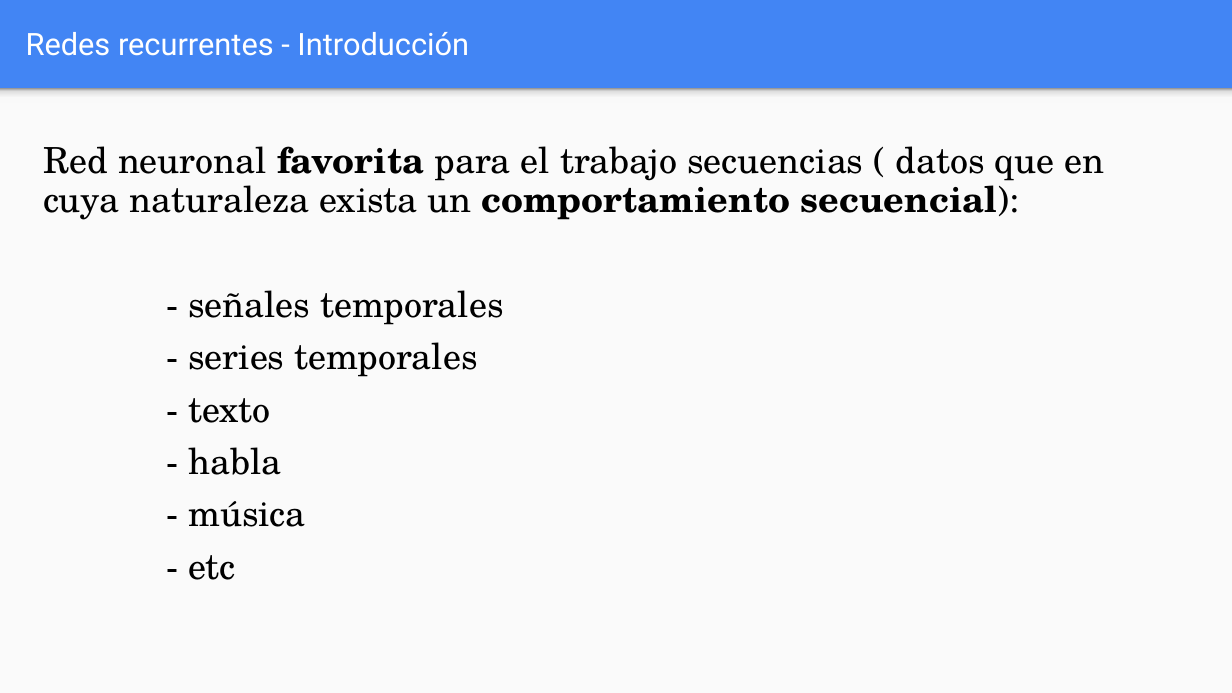
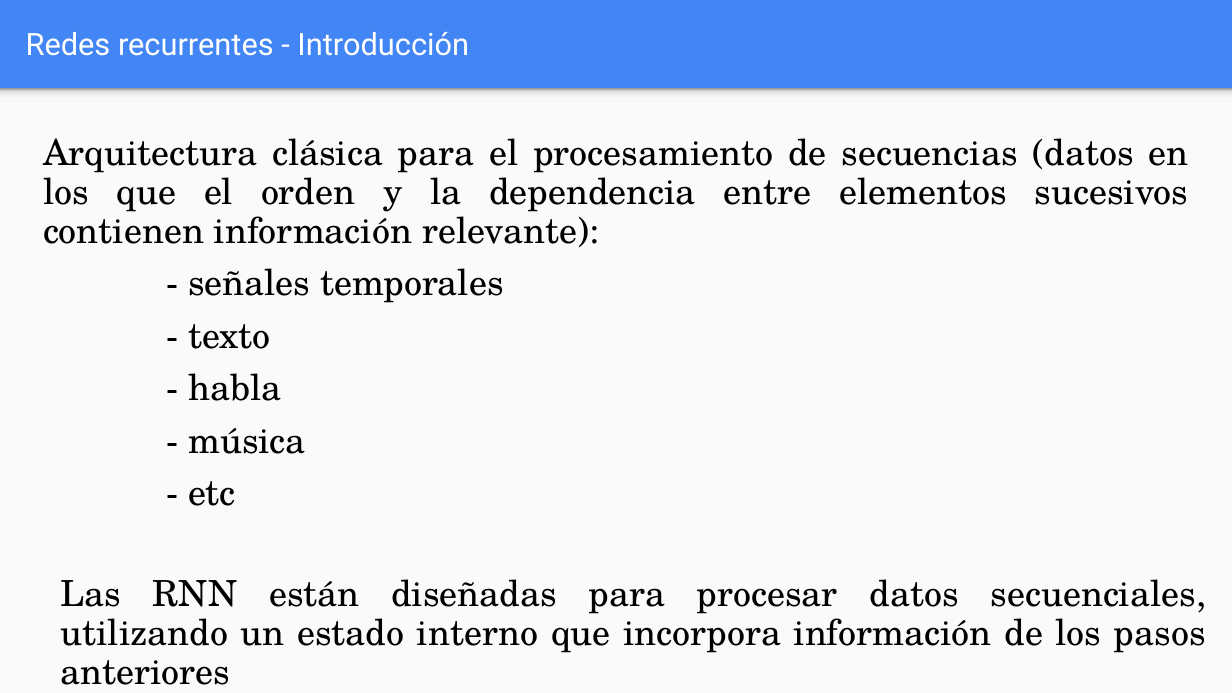
Before and after one commit to FIUBA-Posgrado-Inteligencia-Artificial/aprendizaje_profundo, a slide deck: slide 3 of clase_6/teoria/Clase_6.pptx. Drawn at 1232x693 pixels with LibreOffice and Linux fonts; fonts in the diff are those of the drawing. Boxes give left, top, right and bottom in pixels: in the first picture for what was removed or moved away, otherwise in the second. Text is boxed around its words. In the diff, an @@ line names an element or a change of style, - is before the commit and + after.

```diff
--- a/clase_6/teoria/Clase_6.pptx
+++ b/clase_6/teoria/Clase_6.pptx
@@ text "Arquitectura clásica para el procesamiento ..." moved from (x1=43, y1=146, x2=1104, y2=580) to (x1=43, y1=138, x2=1189, y2=506) @@
@@ text at (x1=43, y1=138, x2=1189, y2=247): text changed @@
-Red neuronal favorita para el trabajo secuencias ( datos que en cuya naturaleza exista un comportamiento secuencial):
+Arquitectura clásica para el procesamiento de secuencias (datos en los que el orden y la dependencia entre elementos sucesivos contienen información relevante):
@@ text at (x1=188, y1=342, x2=478, y2=377): paragraph removed @@
-- series temporales
@@ text added at (x1=61, y1=579, x2=1207, y2=685), 21 pt, text #000000 @@
+Las RNN están diseñadas para procesar datos secuenciales, utilizando un estado interno que incorpora información de los pasos anteriores
```
Also in this commit, not shown: 18 other slides changed, 1 other file.
